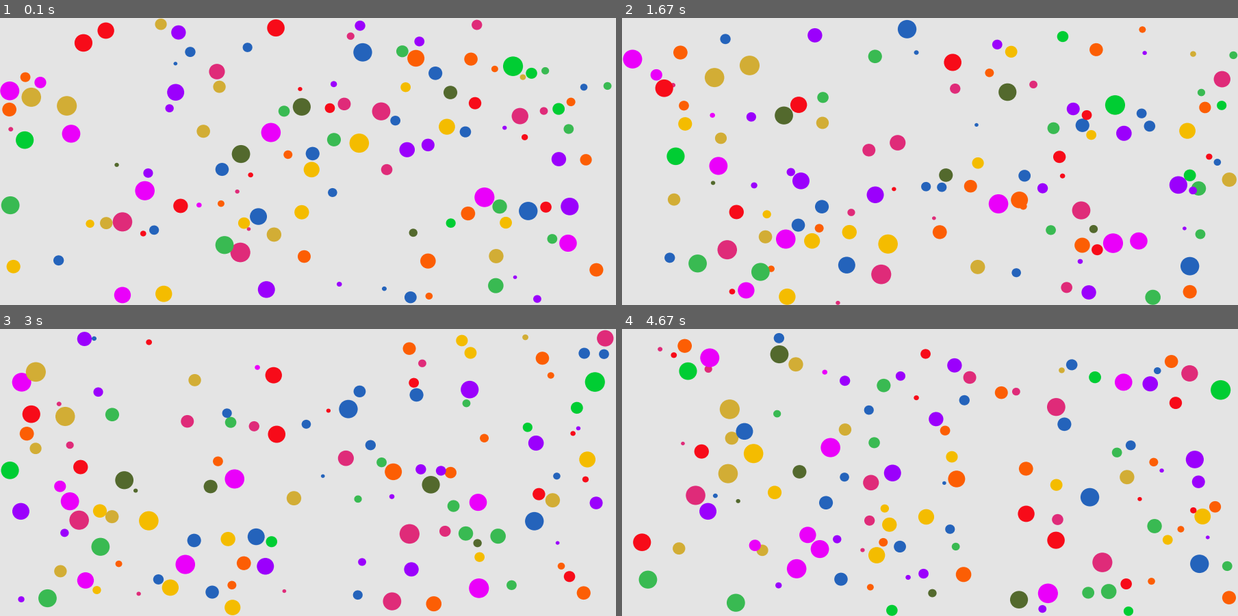
Above: before the commit, frames 1-4 (two rows, left to right).
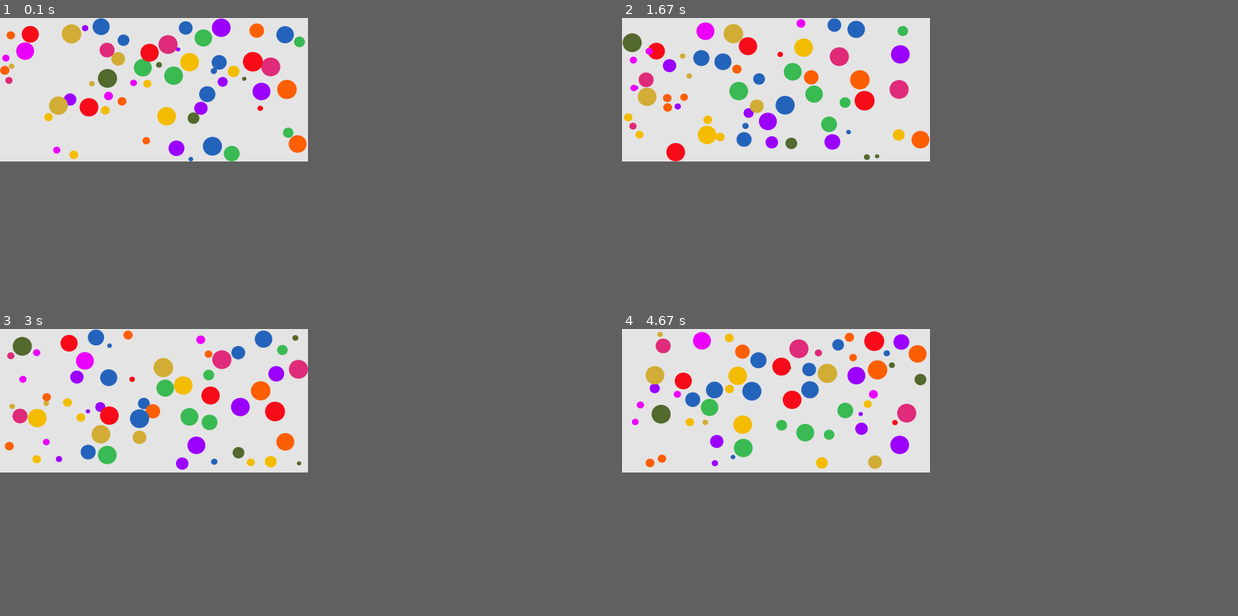
Above: after the commit, the same moments.

Repository: LePhilippeDucTai/physics_ball
Game: pygame game, started from main.py
Two runs of this game, one before a commit and one after it. Both use one fixed random seed, a clock stepped at 60 frames per second and the inputs below.
Inputs:
- Up to frame 1 (0.1 s): no input
- Up to frame 2 (1.67 s): no input
- Up to frame 3 (3 s): no input
- Up to frame 4 (4.67 s): no input
In our replay, the window is 900x420 before the commit and 450x210 after it. These sizes can differ from the game's own. Grey fills any space a smaller window leaves; there, only what the larger window draws over its background counts as a difference.

The runs differ from the first frame. In frame 1, 15% of the frame differs, in the area x 0-100%, y 0-100%; in frame 2, 15%; in frame 3, 15%; in frame 4, 15%, in the area x 1-100%, y 0-100%.

Commit message:
Now has correct mass : using the square of the radius is a more correct definition of mass.

Diff:
--- a/balls.py
+++ b/balls.py
@@ -2,6 +2,7 @@
 import itertools as it
 import random
 from dataclasses import dataclass
+from math import pi
 
 import numpy as np
 
@@ -29,10 +30,11 @@
     return x1 - mu * u, x2 + mu * u
 
 
-def compute_collision_velocities(x1, v1, x2, v2, m1=1, m2=1):
-    scale = np.dot(v1 - v2, x1 - x2) / np.dot(x1 - x2, x1 - x2)
-    v1_p = v1 - 2 * (m2 / (m1 + m2)) * scale * (x1 - x2)
-    v2_p = v2 - 2 * (m1 / (m1 + m2)) * scale * (x2 - x1)
+def compute_collision_velocities(x1, v1, x2, v2, m1, m2):
+    u = x1 - x2
+    v = u * np.dot(v1 - v2, u) / np.dot(u, u)
+    v1_p = v1 - 2 * (m2 / (m1 + m2)) * v
+    v2_p = v2 + 2 * (m1 / (m1 + m2)) * v
     return v1_p, v2_p
 
 
@@ -82,9 +84,13 @@
                 self.positions[i], self.positions[j] = positions_correction(
                     self.positions[i], self.positions[j], radius_1, radius_2
                 )
-                v1, v2 = self.velocities[i], self.velocities[j]
                 v1_p, v2_p = compute_collision_velocities(
-                    self.positions[i], v1, self.positions[j], v2, radius_1, radius_2
+                    self.positions[i],
+                    self.velocities[i],
+                    self.positions[j],
+                    self.velocities[j],
+                    pi * radius_1**2,
+                    pi * radius_2**2,
                 )
                 self.velocities[i] = v1_p * self.bouncinesses[i]
                 self.velocities[j] = v2_p * self.bouncinesses[j]
--- a/constants.py
+++ b/constants.py
@@ -1,6 +1,6 @@
-SCREEN_WIDTH = 3000
-SCREEN_HEIGHT = 1400
-N_BALLS = 120
+SCREEN_WIDTH = 1500
+SCREEN_HEIGHT = 700
+N_BALLS = 60
 GRAVITY = 0
 MIN_RADIUS = 10
 MAX_RADIUS = 50
